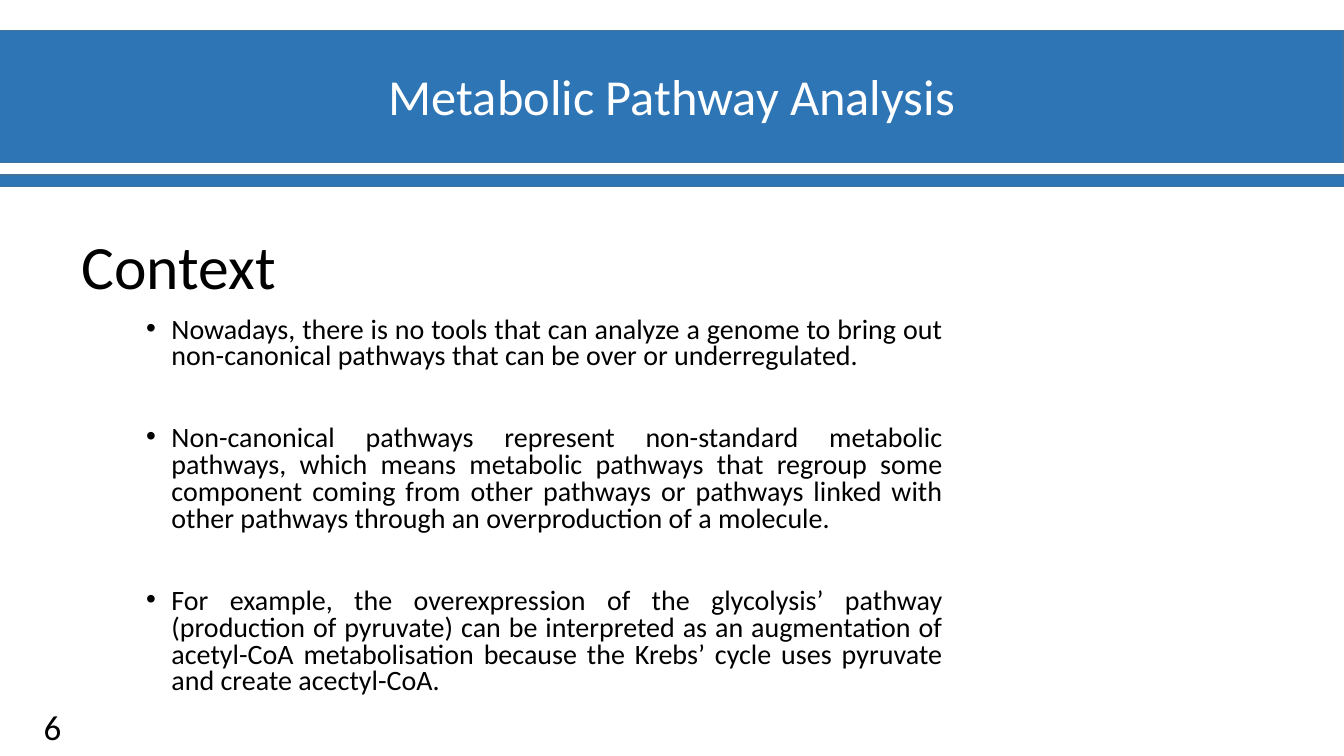
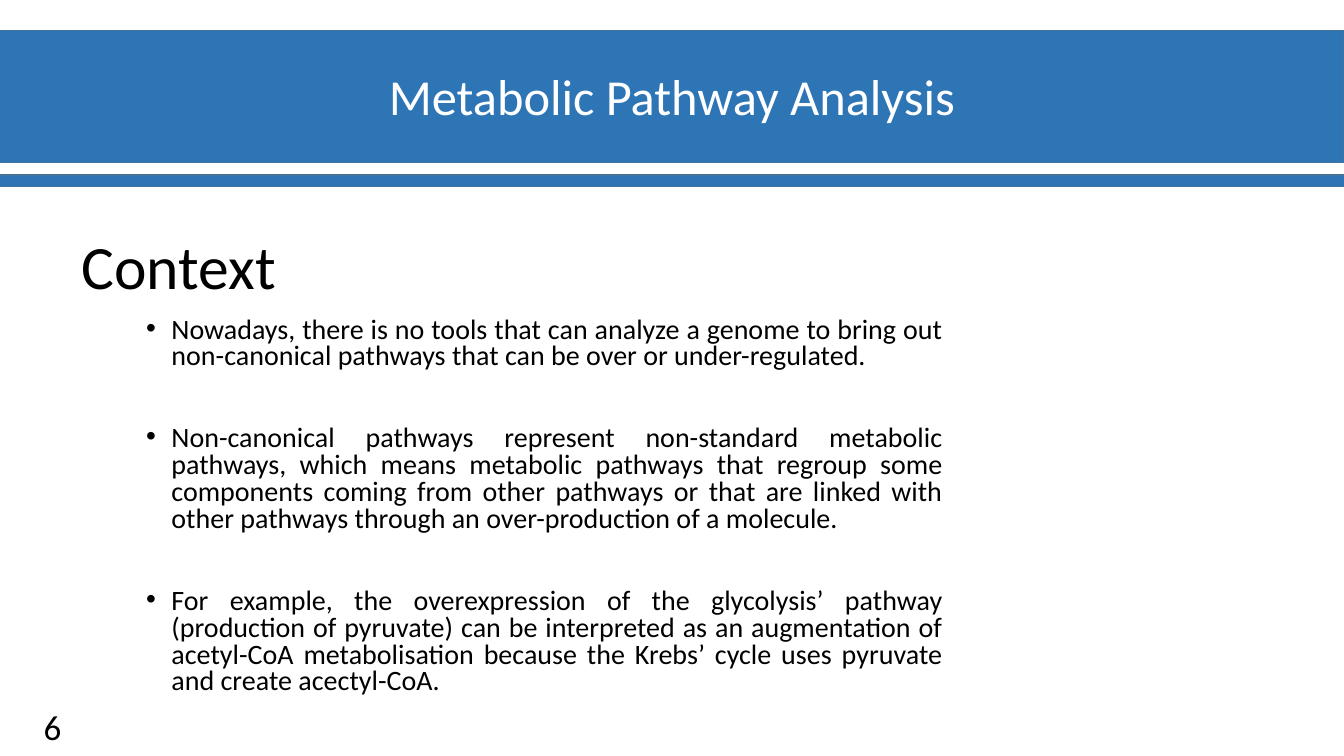
Before and after one commit to materrien/Projet-INSERM, a slide deck: slide 7 of Diapos_Suivit_projet.pptx. Drawn at 1344x756 pixels with LibreOffice and Linux fonts; fonts in the diff are those of the drawing; background and template pictures are left out. Boxes give left, top, right and bottom in pixels: in the first picture for what was removed or moved away, otherwise in the second. Text is boxed around its words. In the diff, an @@ line names an element or a change of style, - is before the commit and + after.

```diff
--- a/Diapos_Suivit_projet.pptx
+++ b/Diapos_Suivit_projet.pptx
@@ text at [171, 319, 942, 533]: text changed @@
-• Nowadays, there is no tools that can analyze a genome to bring out non-canonical pathways that can be over or underregulated.
-• Non-canonical pathways represent non-standard metabolic pathways, which means metabolic pathways that regroup some component coming from other pathways or pathways linked with other pathways through an overproduction of a molecule.
+• Nowadays, there is no tools that can analyze a genome to bring out non-canonical pathways that can be over or under-regulated.
+• Non-canonical pathways represent non-standard metabolic pathways, which means metabolic pathways that regroup some components coming from other pathways or that are linked with other pathways through an over-production of a molecule.
```
Also in this commit, not shown: 6 other slides changed.
